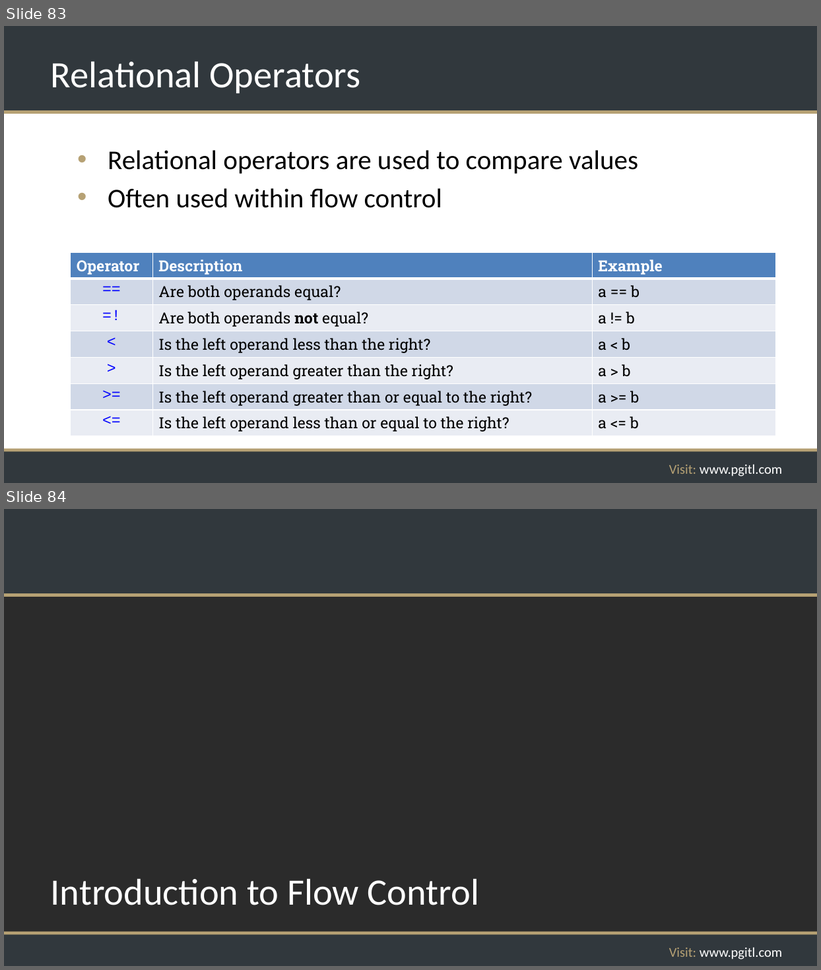
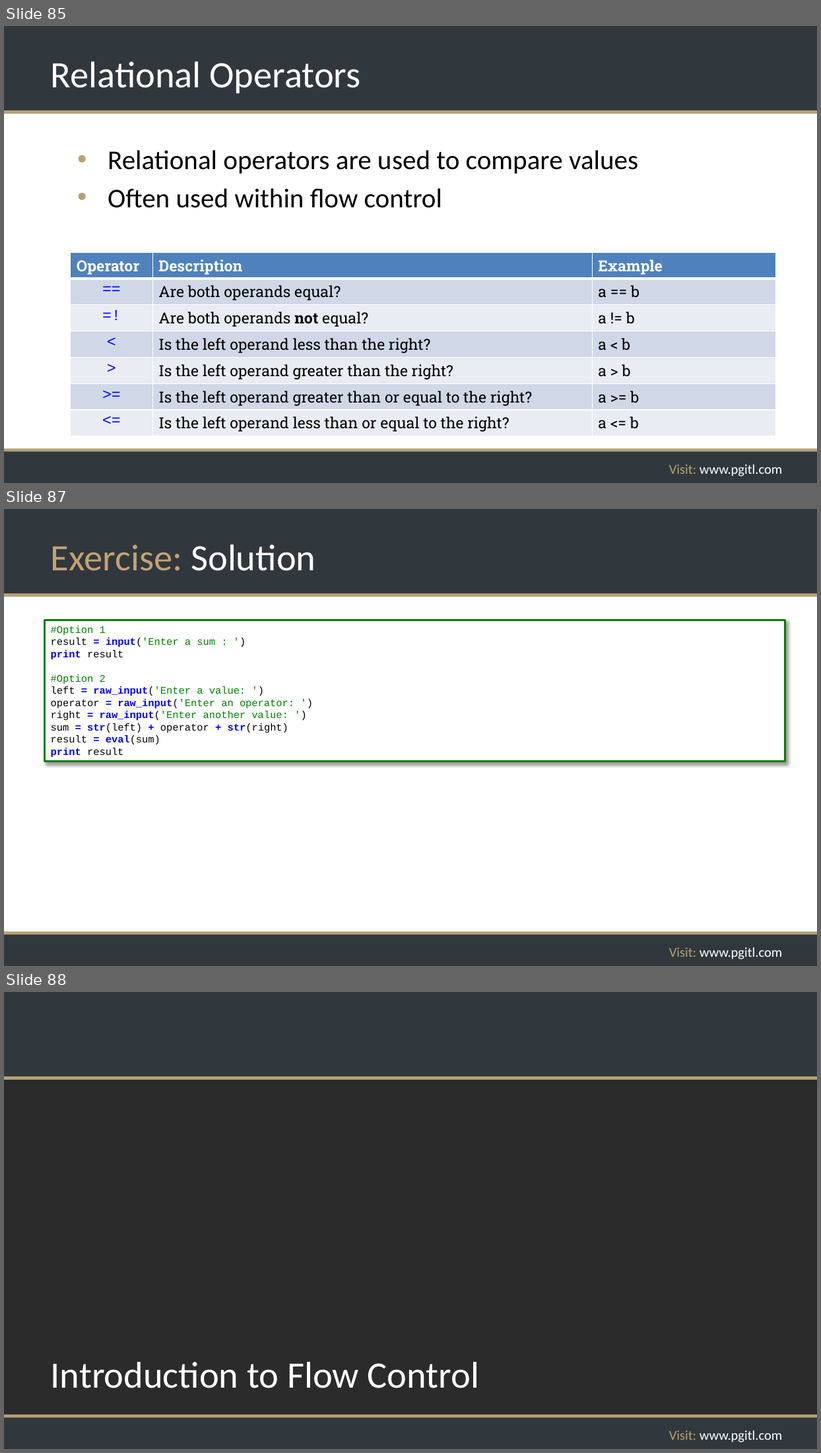
Before and after one commit to rikkouri/project-a, a slide deck: Programming Foundations.pptx. Shown one above the other, each under a label of ours: slides 83 and 84 before the commit, slides 85, 87 and 88 after it; the slides between them are not shown. The pictures are 821x970 and 821x1453 pixels, drawn with LibreOffice and Linux fonts; fonts in the diff are those of the drawing; background and template pictures are left out; a plain dark background stands for a picture behind light text. Boxes give left, top, right and bottom in pixels: in the first picture for what was removed or moved away, otherwise in the second. Text is boxed around its words. In the diff, an @@ line names an element or a change of style, - is before the commit and + after.

Commit message:
Arith ops exercise

```diff
--- a/Programming Foundations.pptx
+++ b/Programming Foundations.pptx
@@ slide 87 added at <box>4,509,817,966</box>, background #FFFFFF; not listed: 5 template elements that a slide beside it also shows @@
@@ title added at <box>51,544,316,571</box>, 44 pt, text #C4A174 @@
+Exercise: Solution
@@ rectangle added at <box>45,620,785,762</box>, fill #FFFFFF, outline #008000 2.25 pt, 12 pt, text #008000 @@
+#Option 1
+result = input('Enter a sum : ')
+print result
+#Option 2
+left = raw_input('Enter a value: ')
+operator = raw_input('Enter an operator: ')
+right = raw_input('Enter another value: ')
+sum = str(left) + operator + str(right)
+result = eval(sum)
+print result
@@ what was slide 83 is now slide 85 @@
@@ what was slide 84 is now slide 88 @@
```
Also in this commit, not shown: 4 slides changed, 5 other slides added, 2 slides removed, 2 other files.
